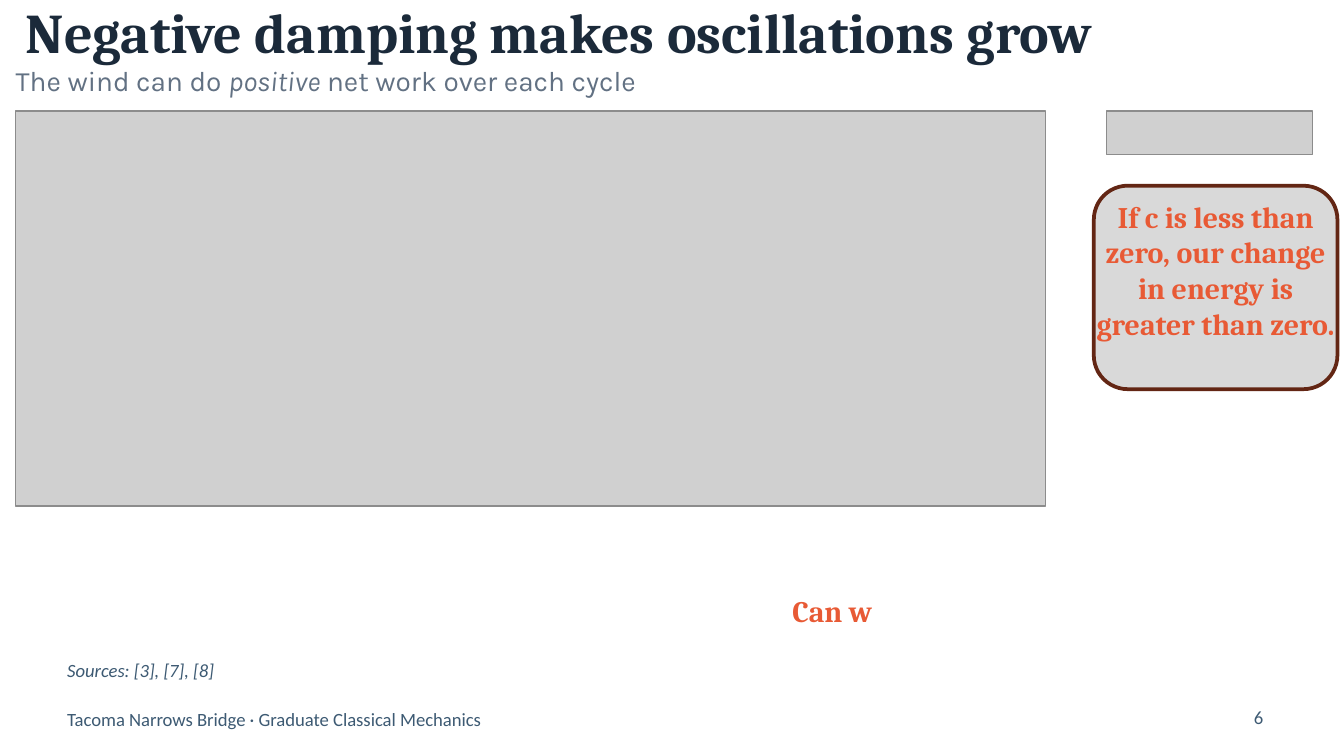
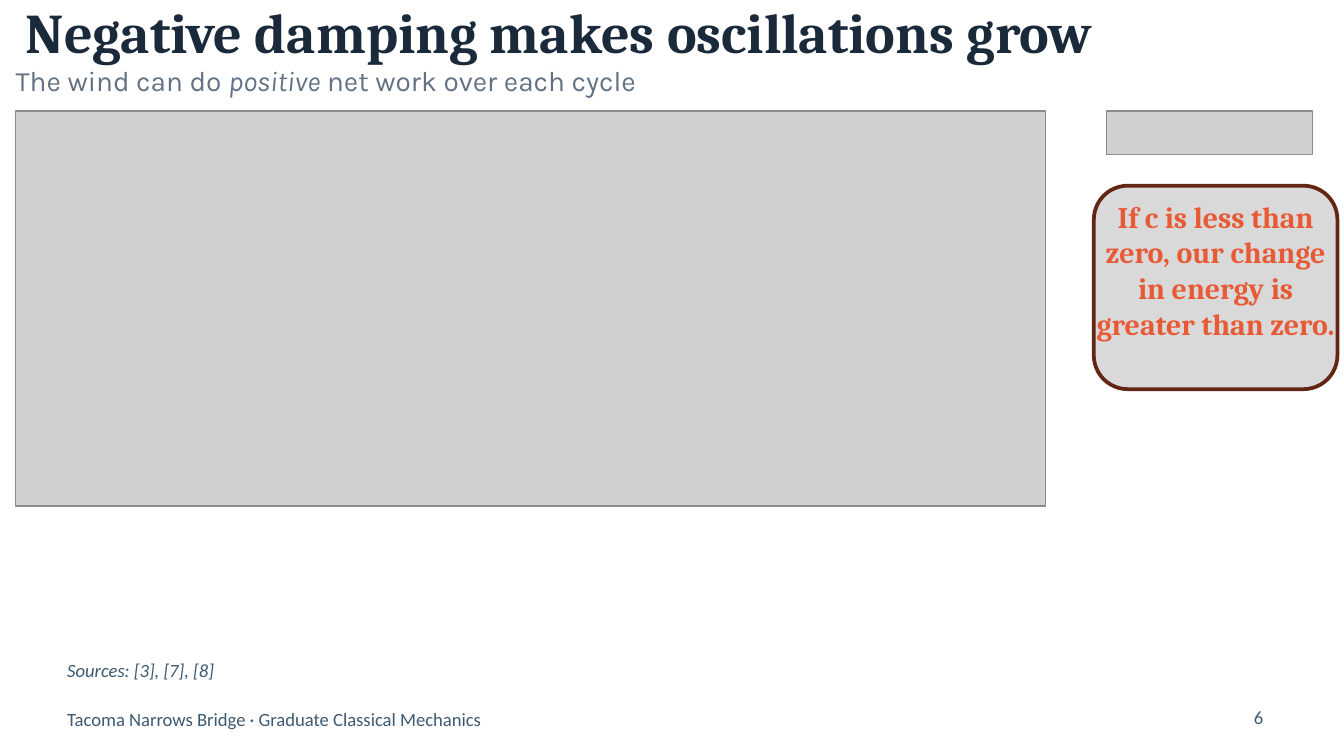
Before and after one commit to Aweymouth13/hwsolutions, a slide deck: slide 6 of PHY5103_classical/presentation/Tacoma Bridge Collapse.pptx. Drawn at 1344x756 pixels with LibreOffice and Linux fonts; fonts in the diff are those of the drawing; grey boxes stand for pictures. Boxes give left, top, right and bottom in pixels: in the first picture for what was removed or moved away, otherwise in the second. Text is boxed around its words. In the diff, an @@ line names an element or a change of style, - is before the commit and + after.

```diff
--- a/PHY5103_classical/presentation/Tacoma Bridge Collapse.pptx
+++ b/PHY5103_classical/presentation/Tacoma Bridge Collapse.pptx
@@ text removed at bbox=[792, 602, 872, 623] @@
-Can w
```
Also in this commit, not shown: 1 slide removed, 1 other file.
